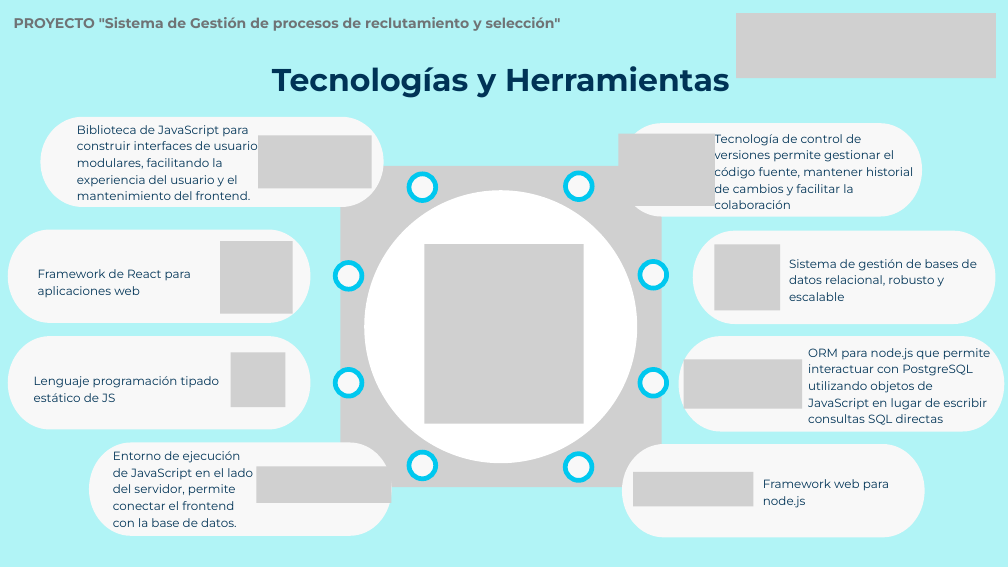
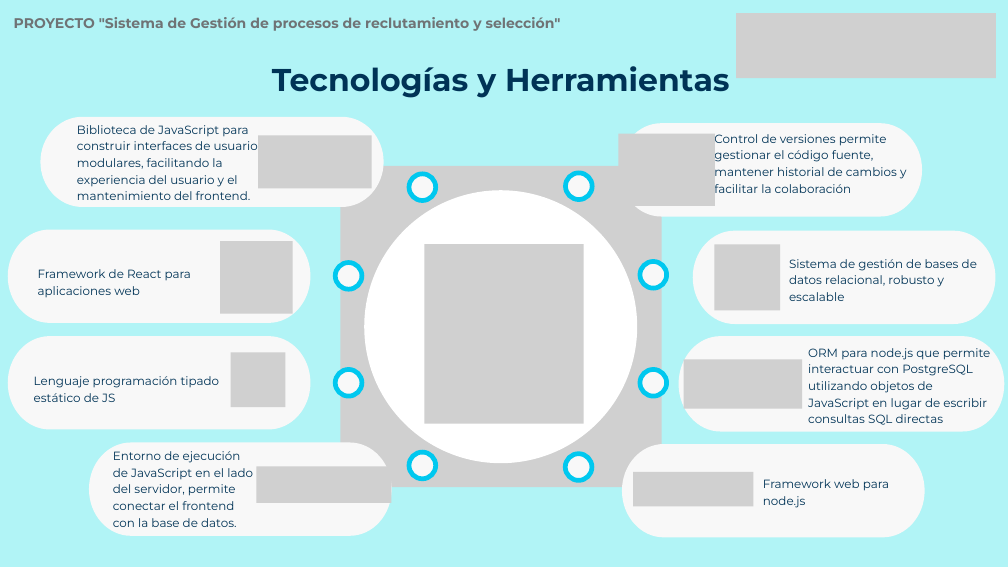
Before and after one commit to Gabylina/Capstone_sec_1_grupo_6, a slide deck: slide 18 of Fase 3/Evidencias Grupales/Presentación Final del proyecto (Español).pptx. Drawn at 1008x567 pixels with LibreOffice and Linux fonts; fonts in the diff are those of the drawing; grey boxes stand for pictures. Boxes give left, top, right and bottom in pixels: in the first picture for what was removed or moved away, otherwise in the second. Text is boxed around its words. In the diff, an @@ line names an element or a change of style, - is before the commit and + after.

```diff
--- a/Fase 3/Evidencias Grupales/Presentación Final del proyecto (Español).pptx
+++ b/Fase 3/Evidencias Grupales/Presentación Final del proyecto (Español).pptx
@@ text at (714, 134, 906, 193): text changed @@
-Tecnología de control de versiones permite gestionar el código fuente, mantener historial de cambios y facilitar la colaboración
+Control de versiones permite gestionar el código fuente, mantener historial de cambios y facilitar la colaboración
```
Also in this commit, not shown: 8 other files.
